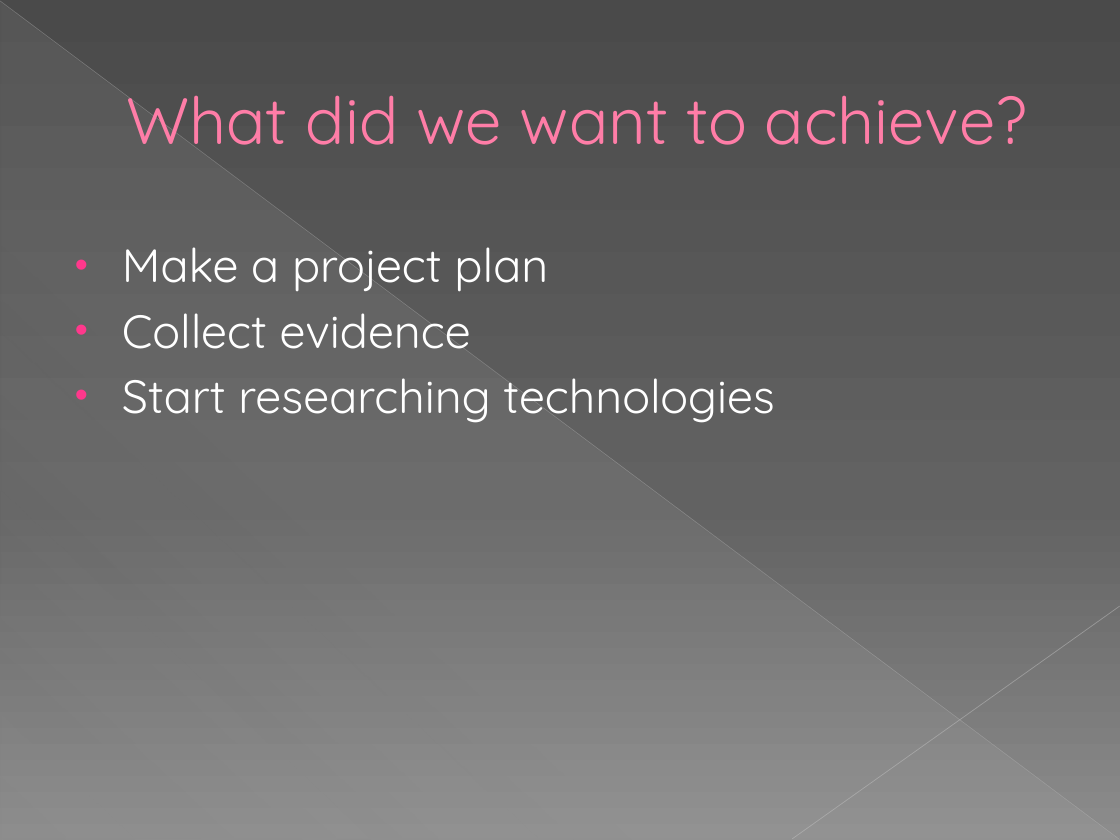
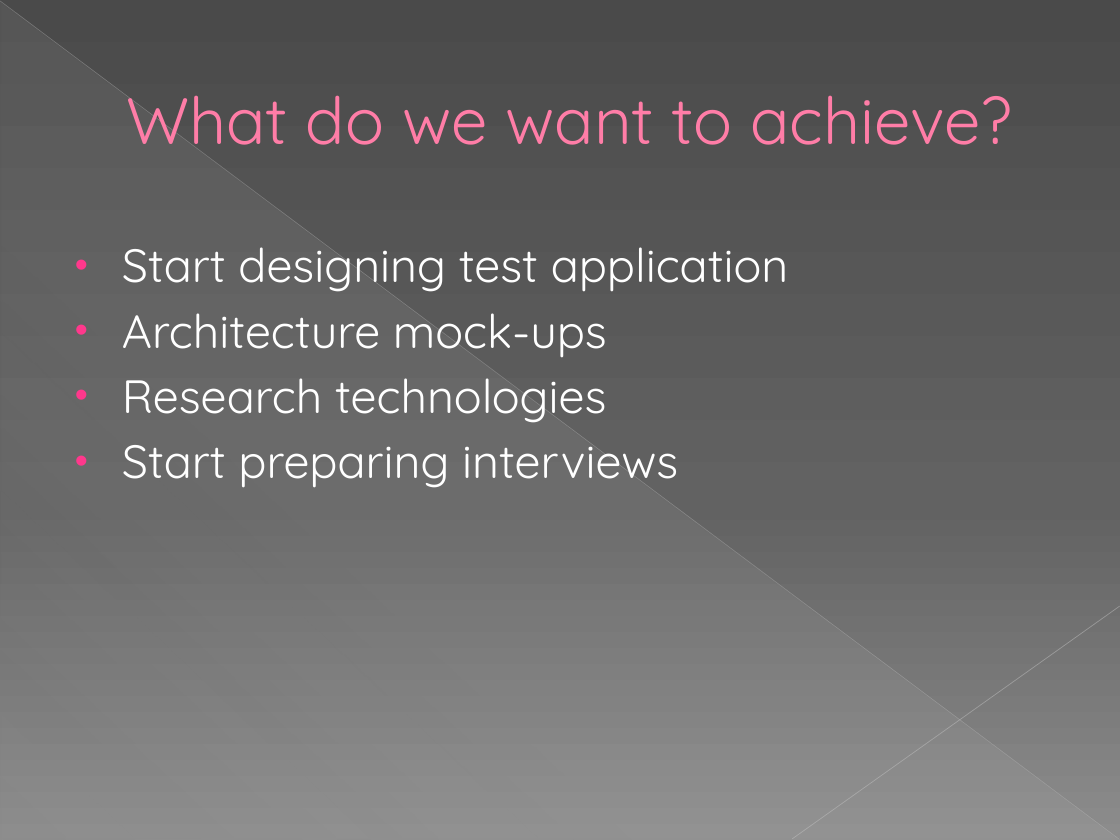
Before and after one commit to rickvanosch/InternetOfTrash, a slide deck: slide 7 of presentations/progress_log.pptx (slide 2 before the commit). Drawn at 1120x840 pixels with LibreOffice and Linux fonts; fonts in the diff are those of the drawing. Boxes give left, top, right and bottom in pixels: in the first picture for what was removed or moved away, otherwise in the second. Text is boxed around its words. In the diff, an @@ line names an element or a change of style, - is before the commit and + after.

```diff
--- a/presentations/progress_log.pptx
+++ b/presentations/progress_log.pptx
@@ title at bbox=[126, 95, 1012, 145]: text changed @@
-What did we want to achieve?
+What do we want to achieve?
@@ text at bbox=[122, 247, 789, 488]: text changed @@
-• Make a project plan
-• Collect evidence
-• Start researching technologies
+• Start designing test application
+• Architecture mock-ups
+• Research technologies
+• Start preparing interviews
```
Also in this commit, not shown: 4 other slides changed, 2 slides added, 5 slides removed.
